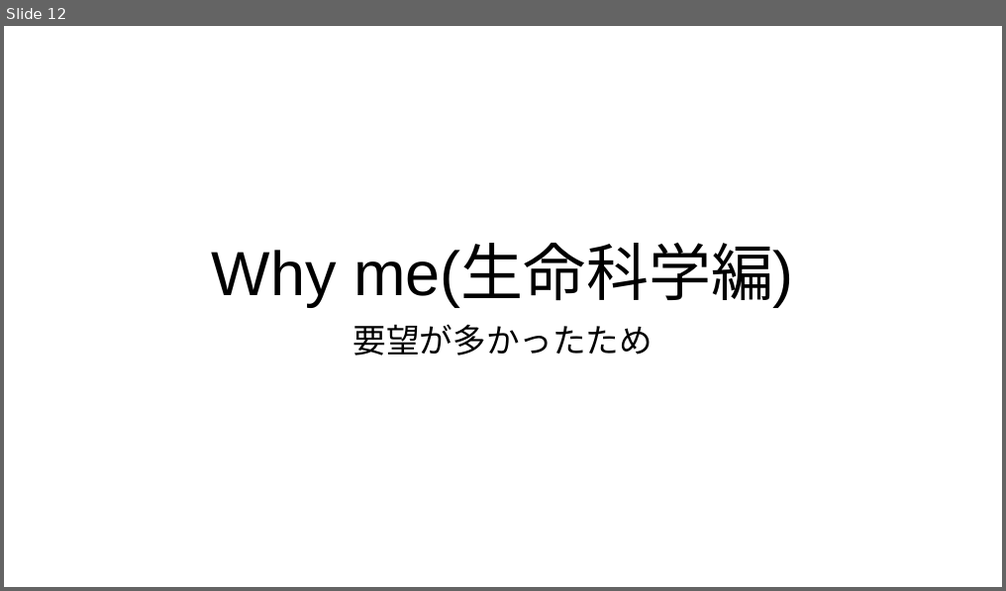
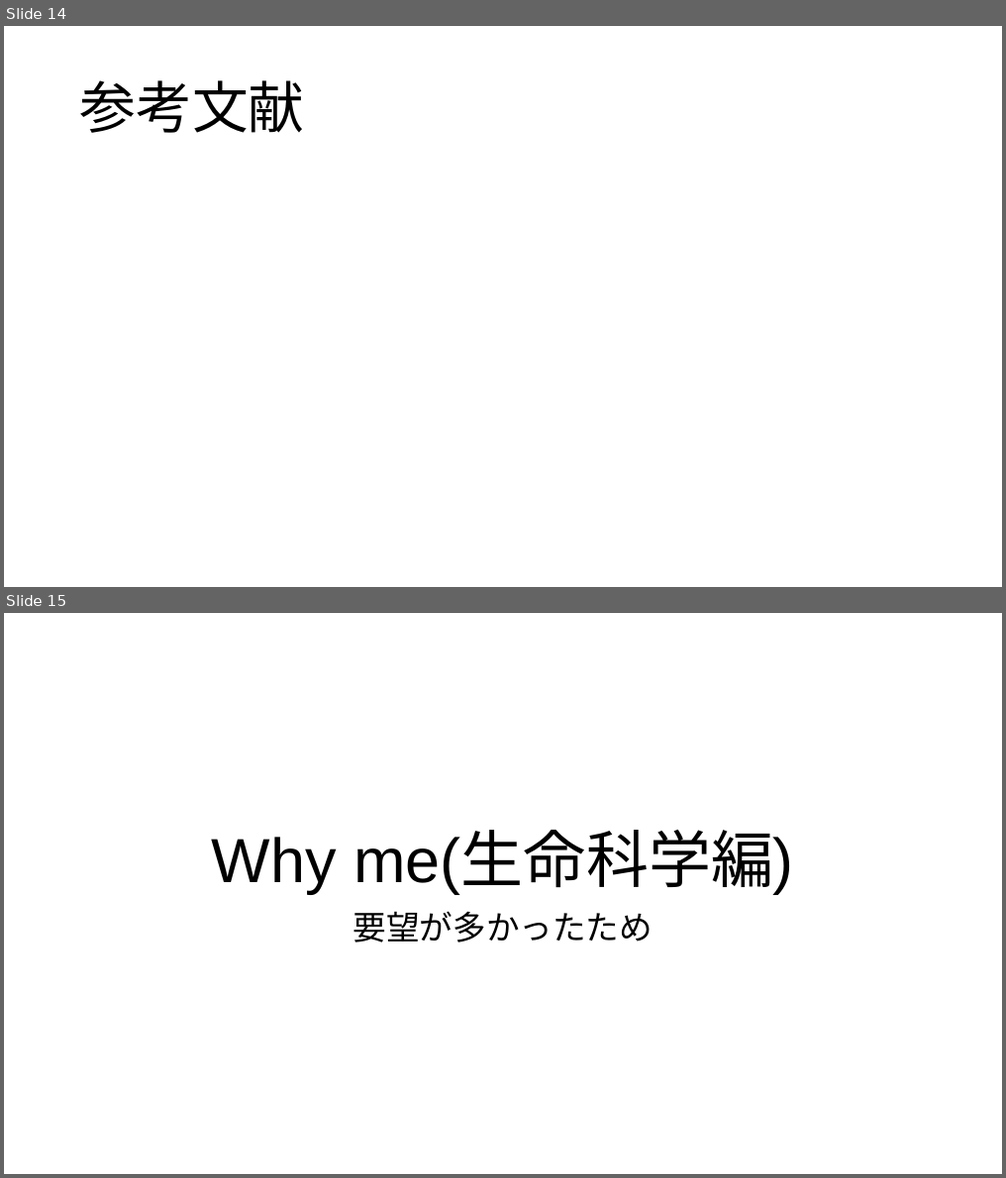
Before and after one commit to WaiEnu/Gs_kadai, a slide deck: sotusei_siryo/企画メンタリングLTフィードバック.pptx. Shown one above the other, each under a label of ours: slide 12 before the commit, slides 14 and 15 after it. The pictures are 1006x591 and 1006x1178 pixels, drawn with LibreOffice and Linux fonts; fonts in the diff are those of the drawing. Boxes give left, top, right and bottom in pixels: in the first picture for what was removed or moved away, otherwise in the second. Text is boxed around its words. In the diff, an @@ line names an element or a change of style, - is before the commit and + after.

```diff
--- a/sotusei_siryo/企画メンタリングLTフィードバック.pptx
+++ b/sotusei_siryo/企画メンタリングLTフィードバック.pptx
@@ slide 14 added at [4,26,1002,587], background #FFFFFF @@
@@ title added at [80,80,305,133], 54 pt, text #000000 @@
+参考文献
@@ what was slide 12 is now slide 15 @@
```
Also in this commit, not shown: 2 slides changed, 2 other slides added, 2 other files.
